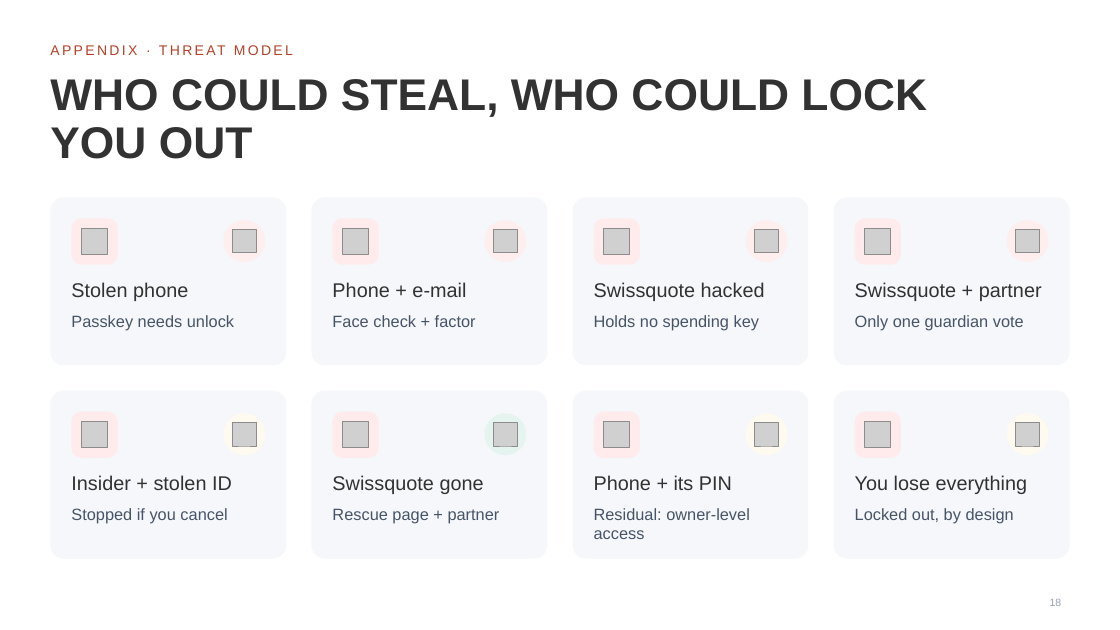
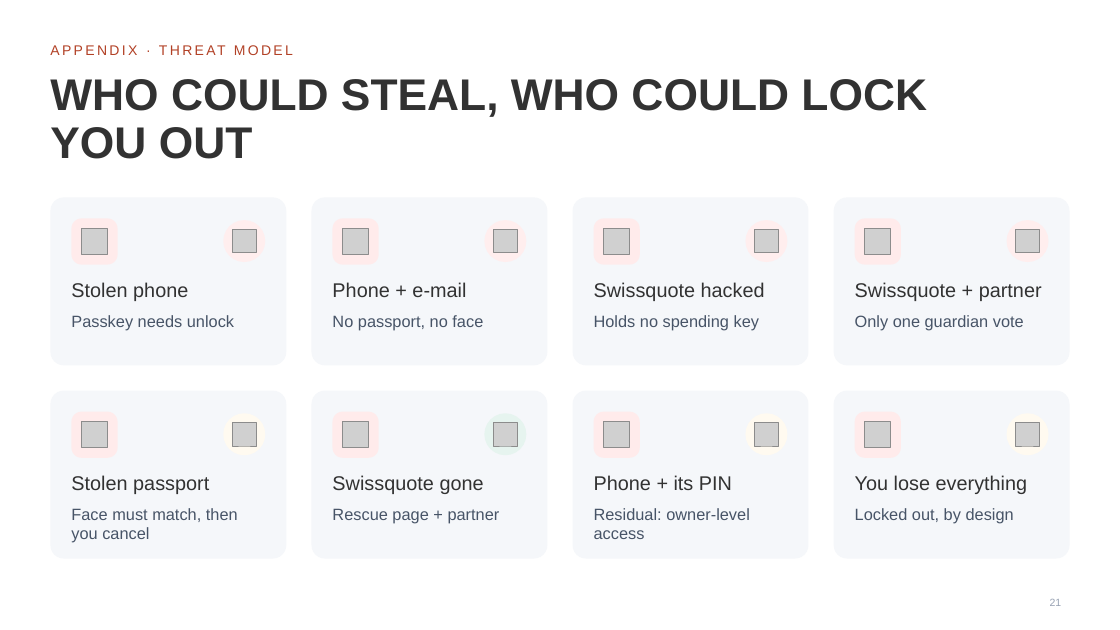
Before and after one commit to HugoPaj/BSA_Hackathon_HA, a slide deck: slide 21 of docs/deck/swissquote-wallet-pitch.pptx (slide 18 before the commit). Drawn at 1120x630 pixels with LibreOffice and Linux fonts; fonts in the diff are those of the drawing; grey boxes stand for pictures; background and template pictures are left out. Boxes give left, top, right and bottom in pixels: in the first picture for what was removed or moved away, otherwise in the second. Text is boxed around its words. In the diff, an @@ line names an element or a change of style, - is before the commit and + after.

```diff
--- a/docs/deck/swissquote-wallet-pitch.pptx
+++ b/docs/deck/swissquote-wallet-pitch.pptx
@@ text at (332, 315, 483, 330): text changed @@
-Face check + factor
+No passport, no face
@@ text at (71, 475, 209, 494): text changed @@
-Insider + stolen ID
+Stolen passport
@@ text at (71, 508, 238, 543): text changed @@
-Stopped if you cancel
+Face must match, then you cancel
@@ page number at (1050, 599, 1062, 606): text changed @@
-18
+21
```
Also in this commit, not shown: 12 other slides changed, 5 slides added, 2 slides removed, 15 other files.
